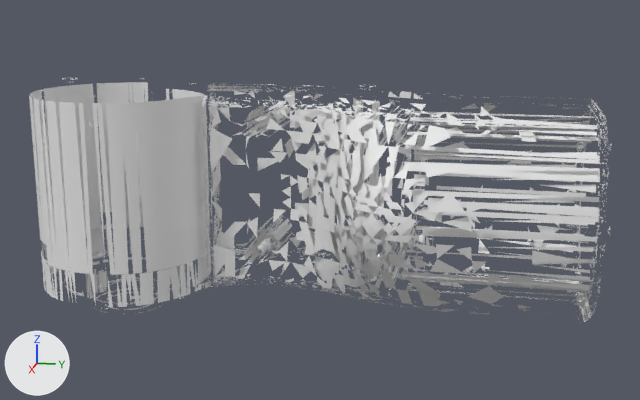
The glTF model public/robots/openarm_v1/assets/robot/openarm_v1.0/mesh/arm/visual/link3.glb as it was, and as the next commit left it.
The view is the same before and after, from a camera (50 mm lens) standing at (276.0, -219.4, 67.8) and looking at (-4.6, -275.5, -2.3). The lights are fixed; the arrows at lower left show +X, +Y and +Z. The older version comes first.

The older version as bpy lines, for what is in view:
```python
ob_geometry_0203196b_73fc_4407_9c7a_9dc04535cb90_mesh = bpy.data.objects.new('geometry_0203196b_73fc_4407_9c7a_9dc04535cb90-mesh', me_geometry_0203196b_73fc_4407_9c7a_9dc04535cb90_mesh)
ob_geometry_0203196b_73fc_4407_9c7a_9dc04535cb90_mesh.location = (0.0, 0.0, 0.0)
ob_geometry_177858d4_a77a_4ee3_b432_740e44aeea24_mesh = bpy.data.objects.new('geometry_177858d4_a77a_4ee3_b432_740e44aeea24-mesh', me_geometry_177858d4_a77a_4ee3_b432_740e44aeea24_mesh)
ob_geometry_177858d4_a77a_4ee3_b432_740e44aeea24_mesh.location = (0.0, 0.0, 0.0)
ob_geometry_52f2a86b_448b_4049_a383_f8618b0a7a4f_mesh = bpy.data.objects.new('geometry_52f2a86b_448b_4049_a383_f8618b0a7a4f-mesh', me_geometry_52f2a86b_448b_4049_a383_f8618b0a7a4f_mesh)
ob_geometry_52f2a86b_448b_4049_a383_f8618b0a7a4f_mesh.location = (0.0, 0.0, 0.0)
ob_geometry_f9dd22d5_a941_4a70_be57_b095649619ea_mesh = bpy.data.objects.new('geometry_f9dd22d5_a941_4a70_be57_b095649619ea-mesh', me_geometry_f9dd22d5_a941_4a70_be57_b095649619ea_mesh)
ob_geometry_f9dd22d5_a941_4a70_be57_b095649619ea_mesh.location = (0.0, 0.0, 0.0)
# also in view: 'geometry_3da07e22_28e1_43c1_9b1b_aeaf8760c683-mesh' at (-3.8, -255.9, 0.0); 'geometry_832e2587_b600_428d_afcb_a00886a2e9d7-mesh' at (0.0, -278.9, 0.0)
```
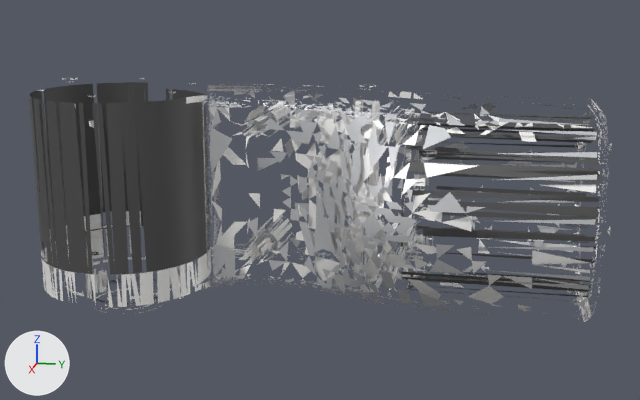
Location of each change, [x1, y1, x2, y2] in pixels of the pictures (640 x 400 px):
'geometry_0203196b_73fc_4407_9c7a_9dc04535cb90-mesh', recoloured (white to dark grey): [29, 82, 600, 310] in both
'geometry_52f2a86b_448b_4049_a383_f8618b0a7a4f-mesh', recoloured (white to light grey): [210, 95, 597, 315] in both
'geometry_f9dd22d5_a941_4a70_be57_b095649619ea-mesh', recoloured: [202, 83, 609, 316] in both

Edits to the bpy script that builds the scene:
```text
Add mat_material_1:
    mat_material_1 = principled_material('Material_1')
    mat_material_1.base_color = (0.549, 0.561, 0.58)  # light grey #c4c5c8
    mat_material_1.metallic = 0.35
    mat_material_1.roughness = 0.55
Add mat_material_2:
    mat_material_2 = principled_material('Material_2')
    mat_material_2.base_color = (0.0941, 0.0941, 0.0941)  # dark grey #565656
    mat_material_2.metallic = 0.35
    mat_material_2.roughness = 0.55
Change me_geometry_f9dd22d5_a941_4a70_be57_b095649619ea_mesh:
    where me_geometry_f9dd22d5_a941_4a70_be57_b095649619ea_mesh.from_pydata(...)  # 8067 vertices, 6269 faces; spans x -42.5..34.7, y -322.5..-188.5, z -32.5..32.5
    add me_geometry_f9dd22d5_a941_4a70_be57_b095649619ea_mesh.materials.append(mat_material_1)  # light grey #c4c5c8
Change me_geometry_0203196b_73fc_4407_9c7a_9dc04535cb90_mesh:
    where me_geometry_0203196b_73fc_4407_9c7a_9dc04535cb90_mesh.from_pydata(...)  # 3082 vertices, 2785 faces; spans x -28.0..28.0, y -371.0..-188.0, z -41.0..32.0
    add me_geometry_0203196b_73fc_4407_9c7a_9dc04535cb90_mesh.materials.append(mat_material_2)  # dark grey #565656
Change me_geometry_52f2a86b_448b_4049_a383_f8618b0a7a4f_mesh:
    where me_geometry_52f2a86b_448b_4049_a383_f8618b0a7a4f_mesh.from_pydata(...)  # 1128 vertices, 752 faces; spans x -3.2..34.8, y -309.7..-191.9, z -32.5..32.5
    add me_geometry_52f2a86b_448b_4049_a383_f8618b0a7a4f_mesh.materials.append(mat_material_1)  # light grey #c4c5c8
```
